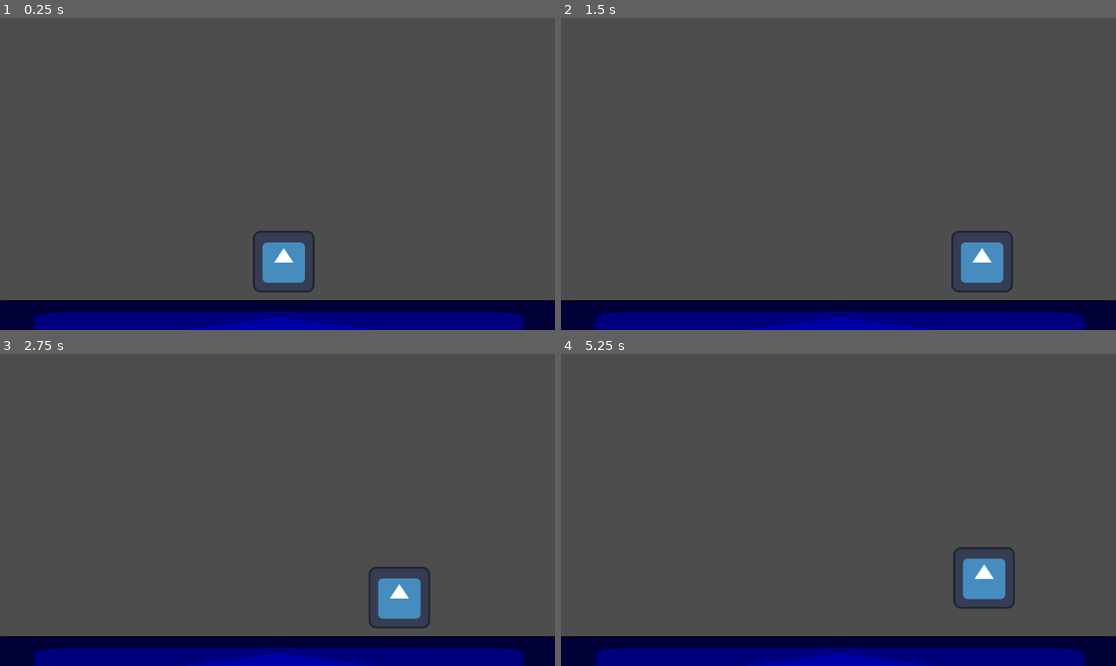
Above: before the commit, frames 1-4 (two rows, left to right).
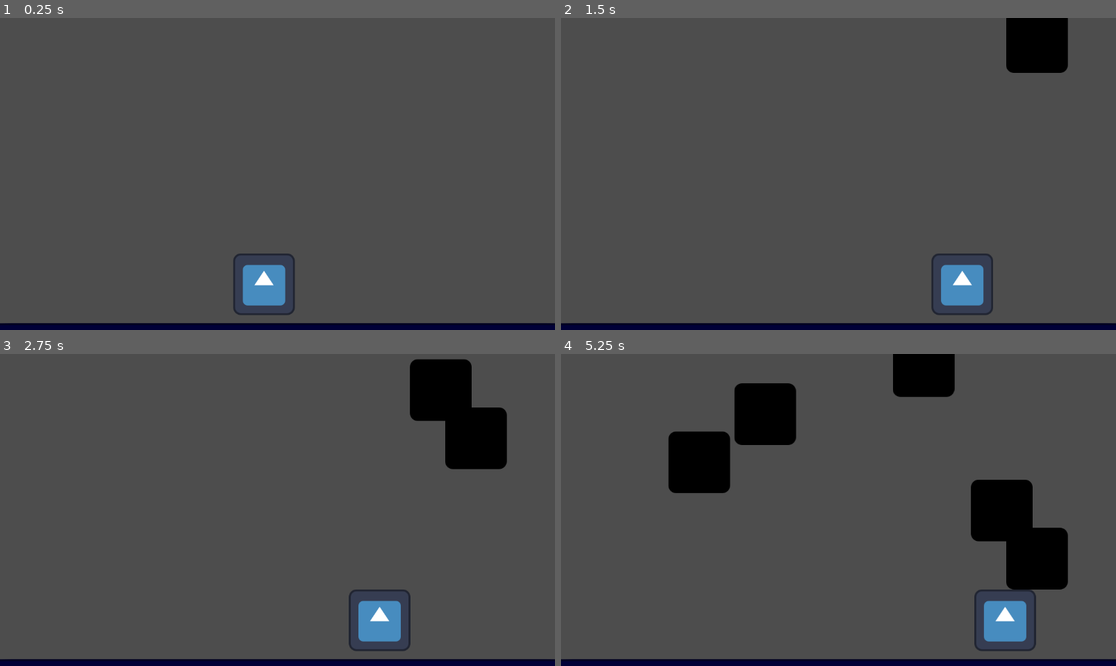
Above: after the commit, the same moments.

Repository: kinteyoi/RunWild3
Game: Godot game, scene res://Entities/Screens/swimming.tscn
The game is run twice, just before and just after one commit, with the same random seed, the same clock (stepped at 60 frames per second) and the same inputs. The project has no main scene, so this scene is started directly. The engine's default icon, where the game draws it, is replaced by a stand-in: a white triangle on a blue panel in a dark square.
Inputs:
- Up to frame 1 (0.25 s): no input
- Up to frame 2 (1.5 s): tap Enter (ui_accept) at 0.5, 0.77 s; hold D (Right) from 0.53 s (still down)
- Up to frame 3 (2.75 s): tap Enter (ui_accept) at 1.52 s; release D (Right) at 2.03 s; hold A (Left) from 2.03 s (still down)
- Up to frame 4 (5.25 s): release A (Left) at 2.78 s; hold D (Right) 2.78-4.28 s; tap Enter (ui_accept) at 3.02, 3.77, 4.52 s; hold A (Left) 4.28-5.03 s; hold D (Right) from 5.03 s (still down)

The runs differ from the first frame. In frame 1, 11% of the frame differs, in the area x 0-100%, y 68-100%; in frame 2, 13%; in frame 3, 15%; in frame 4, 22%, in the area x 0-100%, y 0-100%.

Commit message:
Swimming Game Basics

Diff:
--- a/Entities/Screens/mini_game_player.tscn
+++ b/Entities/Screens/mini_game_player.tscn
@@ -10,8 +10,8 @@
 [node name="MiniGamePlayer" type="CharacterBody2D"]
 script = ExtResource("1_4oew3")
 
+[node name="Sprite2D" type="Sprite2D" parent="."]
+texture = ExtResource("2_p6nh1")
+
 [node name="CollisionShape2D" type="CollisionShape2D" parent="."]
 shape = SubResource("CapsuleShape2D_4bq6d")
-
-[node name="Sprite2D" type="Sprite2D" parent="."]
-texture = ExtResource("2_p6nh1")
--- /dev/null
+++ b/Entities/Screens/rock.tscn
@@ -0,0 +1,22 @@
+[gd_scene load_steps=4 format=3 uid="uid://uj18tvim8uml"]
+
+[ext_resource type="Script" uid="uid://b4s4hsm34gdl8" path="res://Scripts/rock.gd" id="1_18mdk"]
+[ext_resource type="Texture2D" uid="uid://rlmgnpcedflb" path="res://icon.svg" id="1_724g6"]
+
+[sub_resource type="CircleShape2D" id="CircleShape2D_jvlum"]
+radius = 65.0
+
+[node name="Rock" type="CharacterBody2D"]
+collision_mask = 2
+script = ExtResource("1_18mdk")
+
+[node name="Sprite2D" type="Sprite2D" parent="."]
+modulate = Color(0, 0, 0, 1)
+texture = ExtResource("1_724g6")
+
+[node name="CollisionShape2D" type="CollisionShape2D" parent="."]
+shape = SubResource("CircleShape2D_jvlum")
+
+[node name="VisibleOnScreenNotifier2D" type="VisibleOnScreenNotifier2D" parent="."]
+
+[connection signal="screen_exited" from="VisibleOnScreenNotifier2D" to="." method="_on_visible_on_screen_notifier_2d_screen_exited"]
--- a/Entities/Screens/swimming.tscn
+++ b/Entities/Screens/swimming.tscn
@@ -1,6 +1,7 @@
-[gd_scene load_steps=7 format=3 uid="uid://cfl8kn6u0m5yn"]
+[gd_scene load_steps=9 format=3 uid="uid://cfl8kn6u0m5yn"]
 
 [ext_resource type="Texture2D" uid="uid://rlmgnpcedflb" path="res://icon.svg" id="1_g8jrg"]
+[ext_resource type="Script" uid="uid://cgmy17big6c0w" path="res://Scripts/swimming.gd" id="1_o6v8h"]
 [ext_resource type="PackedScene" uid="uid://cf6ava8086hif" path="res://Entities/Screens/mini_game_player.tscn" id="2_o6v8h"]
 
 [sub_resource type="PhysicsMaterial" id="PhysicsMaterial_o6v8h"]
@@ -13,41 +14,66 @@
 [sub_resource type="RectangleShape2D" id="RectangleShape2D_381oc"]
 size = Vector2(133, 656)
 
+[sub_resource type="Curve2D" id="Curve2D_wvlh8"]
+_data = {
+"points": PackedVector2Array(0, 0, 0, 0, 1152, 0, 0, 0, 0, 0, 0, 0)
+}
+point_count = 2
+
 [node name="Swimming" type="Node2D"]
+script = ExtResource("1_o6v8h")
+
+[node name="Rocks" type="Node2D" parent="."]
+position = Vector2(-1, 0)
 
 [node name="TempObstacles" type="Node2D" parent="."]
+position = Vector2(-41, 57)
 
 [node name="TempFloor" type="Node2D" parent="TempObstacles"]
 position = Vector2(579, 650)
 scale = Vector2(11.535, 1)
 
-[node name="Water" type="Sprite2D" parent="TempObstacles/TempFloor"]
+[node name="StaticBody2D" type="StaticBody2D" parent="TempObstacles/TempFloor"]
+position = Vector2(3.5543997, -10)
+physics_material_override = SubResource("PhysicsMaterial_o6v8h")
+
+[node name="Water" type="Sprite2D" parent="TempObstacles/TempFloor/StaticBody2D"]
 modulate = Color(0, 0, 0.6666667, 1)
+position = Vector2(0.086692676, 1)
 texture = ExtResource("1_g8jrg")
 
-[node name="StaticBody2D" type="StaticBody2D" parent="TempObstacles/TempFloor/Water"]
-physics_material_override = SubResource("PhysicsMaterial_o6v8h")
-
-[node name="CollisionShape2D" type="CollisionShape2D" parent="TempObstacles/TempFloor/Water/StaticBody2D"]
+[node name="CollisionShape2D" type="CollisionShape2D" parent="TempObstacles/TempFloor/StaticBody2D"]
 position = Vector2(-0.17338562, -3)
 scale = Vector2(1, 0.9955997)
 shape = SubResource("RectangleShape2D_wvlh8")
 
-[node name="InvisWall" type="Node2D" parent="TempObstacles"]
+[node name="InvisWalls" type="Node2D" parent="TempObstacles"]
 
-[node name="StaticBody2D" type="StaticBody2D" parent="TempObstacles/InvisWall"]
+[node name="StaticBody2D" type="StaticBody2D" parent="TempObstacles/InvisWalls"]
 position = Vector2(-24, 268)
 physics_material_override = SubResource("PhysicsMaterial_g8jrg")
 
-[node name="CollisionShape2D" type="CollisionShape2D" parent="TempObstacles/InvisWall/StaticBody2D"]
+[node name="CollisionShape2D" type="CollisionShape2D" parent="TempObstacles/InvisWalls/StaticBody2D"]
 shape = SubResource("RectangleShape2D_381oc")
 
-[node name="StaticBody2D2" type="StaticBody2D" parent="TempObstacles/InvisWall"]
-position = Vector2(1173, 266)
+[node name="StaticBody2D2" type="StaticBody2D" parent="TempObstacles/InvisWalls"]
+position = Vector2(1262, 266)
 physics_material_override = SubResource("PhysicsMaterial_g8jrg")
 
-[node name="CollisionShape2D2" type="CollisionShape2D" parent="TempObstacles/InvisWall/StaticBody2D2"]
+[node name="CollisionShape2D2" type="CollisionShape2D" parent="TempObstacles/InvisWalls/StaticBody2D2"]
 shape = SubResource("RectangleShape2D_381oc")
 
 [node name="MiniGamePlayer" parent="." instance=ExtResource("2_o6v8h")]
-position = Vector2(589, 492)
+position = Vector2(548, 549)
+
+[node name="Path2D" type="Path2D" parent="."]
+curve = SubResource("Curve2D_wvlh8")
+
+[node name="PathFollow2D" type="PathFollow2D" parent="Path2D"]
+position = Vector2(1152, 0)
+rotation = 3.1415927
+
+[node name="RockTimer" type="Timer" parent="."]
+autostart = true
+
+[connection signal="timeout" from="RockTimer" to="." method="_on_rock_timer_timeout"]
--- /dev/null
+++ b/Scripts/rock.gd
@@ -0,0 +1,16 @@
+extends CharacterBody2D
+
+@export var speed = 100
+var direction: Vector2 = Vector2.DOWN
+# Called when the node enters the scene tree for the first time.
+func _ready() -> void:
+	velocity = direction.normalized() * speed
+
+
+# Called every frame. 'delta' is the elapsed time since the previous frame.
+func _physics_process(delta: float) -> void:
+	move_and_collide(velocity * delta)
+
+
+func _on_visible_on_screen_notifier_2d_screen_exited() -> void:
+	queue_free()
--- /dev/null
+++ b/Scripts/swimming.gd
@@ -0,0 +1,13 @@
+extends Node2D
+@onready var rockScene: PackedScene = preload("res://Entities/Screens/rock.tscn")
+@onready var rocks: Node2D = $Rocks
+@onready var path_follow_2d: PathFollow2D = $Path2D/PathFollow2D
+
+
+
+func _on_rock_timer_timeout() -> void:
+	var rock = rockScene.instantiate()
+	var randPos = randf_range(0,1)
+	path_follow_2d.progress_ratio = randPos
+	rock.global_position = path_follow_2d.global_position
+	rocks.add_child(rock)
Not shown, added: Scripts/rock.gd.uid
Not shown, added: Scripts/swimming.gd.uid
